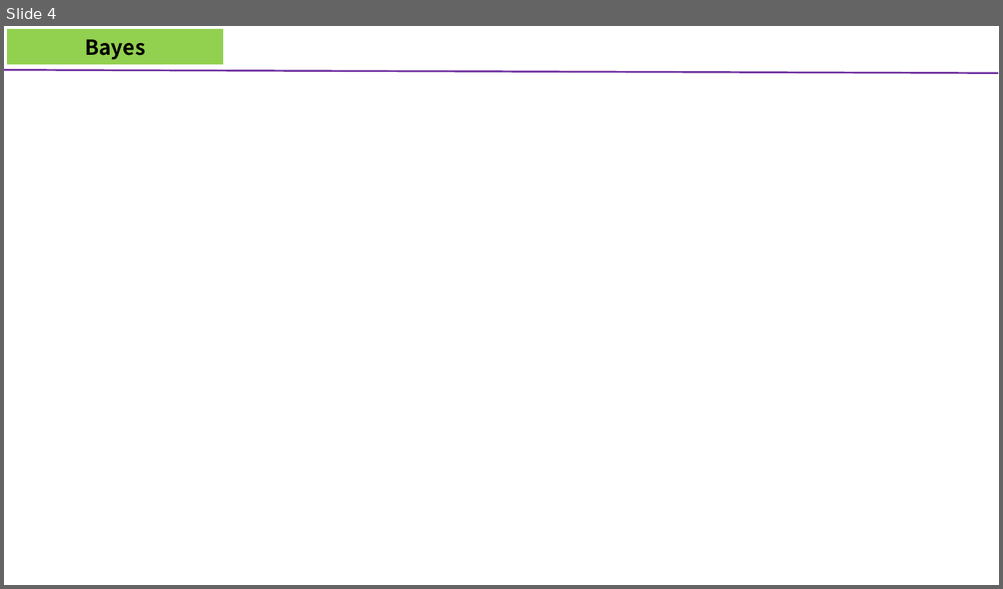
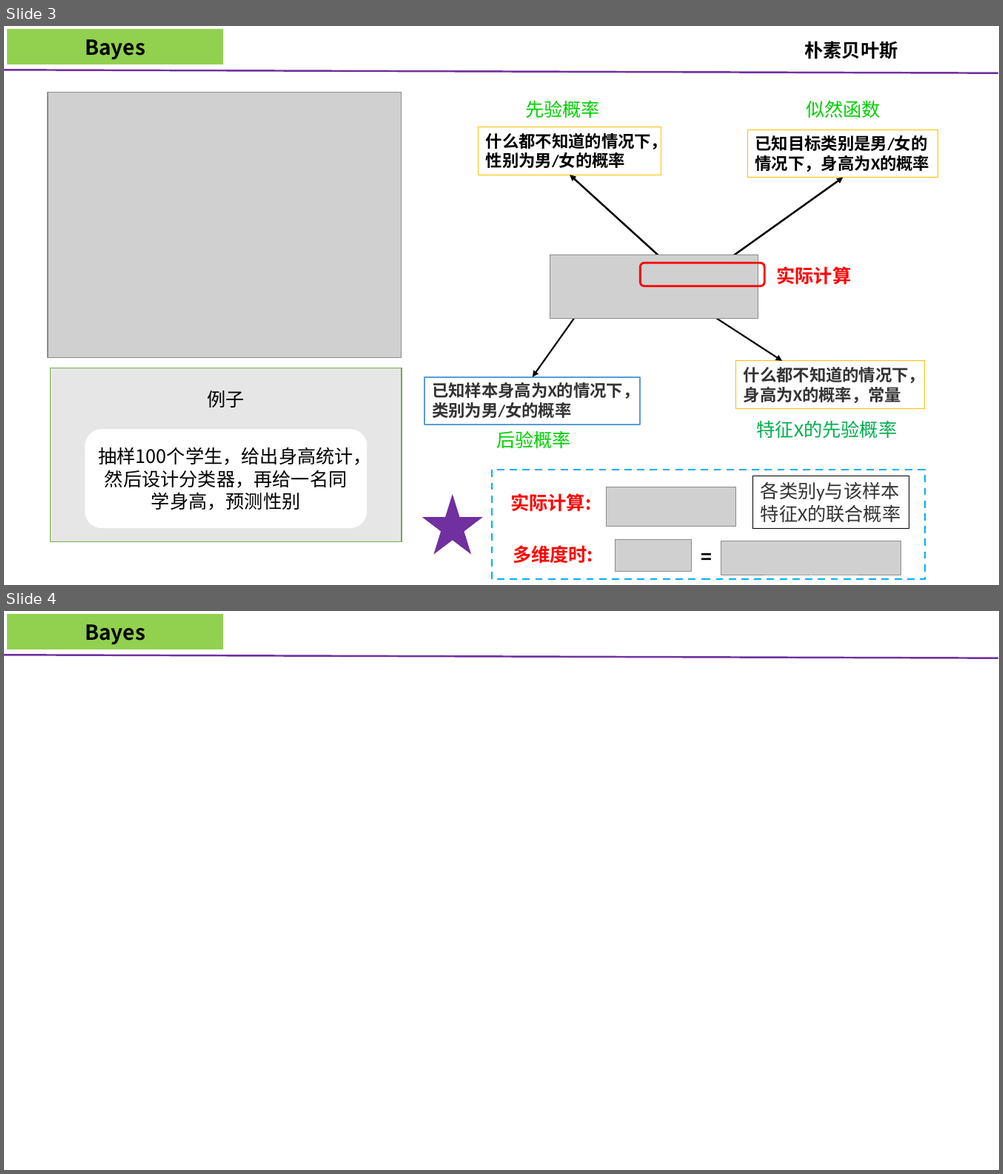
Before and after one commit to xiaomi0922/Luckid, a slide deck: NLP/bayes.pptx. Shown one above the other, each under a label of ours: slide 4 before the commit, slides 3 and 4 after it. The pictures are 1003x589 and 1003x1174 pixels, drawn with LibreOffice and Linux fonts; fonts in the diff are those of the drawing; grey boxes stand for pictures. Boxes give left, top, right and bottom in pixels: in the first picture for what was removed or moved away, otherwise in the second. Text is boxed around its words. In the diff, an @@ line names an element or a change of style, - is before the commit and + after.

```diff
--- a/NLP/bayes.pptx
+++ b/NLP/bayes.pptx
@@ slide 3 added at (4, 26, 999, 585), background #FFFFFF @@
@@ rectangle added at (7, 29, 223, 64), fill #92D050, 20 pt, text #000000, bold @@
+Bayes
@@ text added at (805, 41, 898, 59), 18 pt, text #000000, bold @@
+朴素贝叶斯
@@ line added from (4, 70) to (998, 73), #7030A0 1.75 pt @@
@@ picture added at (48, 93, 401, 358) @@
@@ picture added at (549, 255, 757, 318) @@
@@ rounded rectangle added at (640, 264, 764, 286), outline #FF0000 2 pt @@
@@ rectangle added at (764, 264, 864, 288), outline #FFFFFF 1 pt, 18 pt, text #FF0000, bold @@
+实际计算
@@ rectangle added at (51, 369, 401, 543), fill #E7E6E6, outline #70AD47 1 pt, 18 pt, text #000000 @@
+例子
@@ group added at (425, 100, 938, 449): 4 rectangles, 4 texts, 4 arrows @@
+已知样本身高为X的情况下，类别为男/女的概率
+后验概率
+什么都不知道的情况下，性别为男/女的概率
+先验概率
+已知目标类别是男/女的情况下，身高为X的概率
+似然函数
+什么都不知道的情况下，身高为X的概率，常量
+特征X的先验概率
@@ rounded rectangle added at (85, 430, 366, 528), fill #FFFFFF, outline #FFFFFF 1 pt, 18 pt, text #000000 @@
+抽样100个学生，给出身高统计，然后设计分类器，再给一名同学身高，预测性别
@@ rectangle added at (492, 470, 925, 580), outline #00B0F0 1.75 pt dashed @@
@@ rectangle added at (502, 491, 601, 515), outline #FFFFFF 1 pt, 18 pt, text #FF0000, bold @@
+实际计算:
@@ picture added at (607, 488, 737, 527) @@
@@ rectangle added at (753, 477, 909, 530), outline #000000 0.75 pt, 18 pt, text #333333 @@
+各类别y与该样本特征X的联合概率
@@ star added at (424, 496, 481, 554), fill #7030A0, outline #7030A0 1 pt @@
@@ rectangle added at (504, 543, 603, 568), outline #FFFFFF 1 pt, 18 pt, text #FF0000, bold @@
+多维度时:
@@ picture added at (615, 540, 692, 572) @@
@@ text added at (692, 542, 721, 572), 18 pt, text #000000, bold @@
+=
@@ picture added at (721, 542, 901, 576) @@
```
Also in this commit, not shown: 2 slides changed, 1 slide removed, 16 other files.
